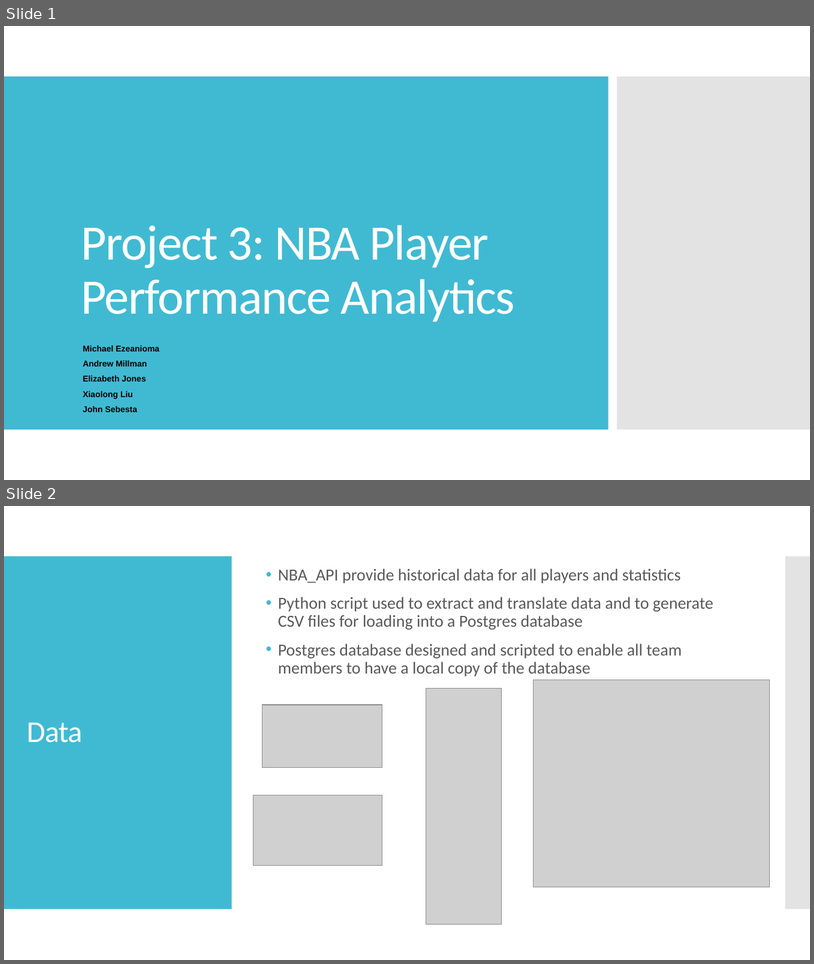
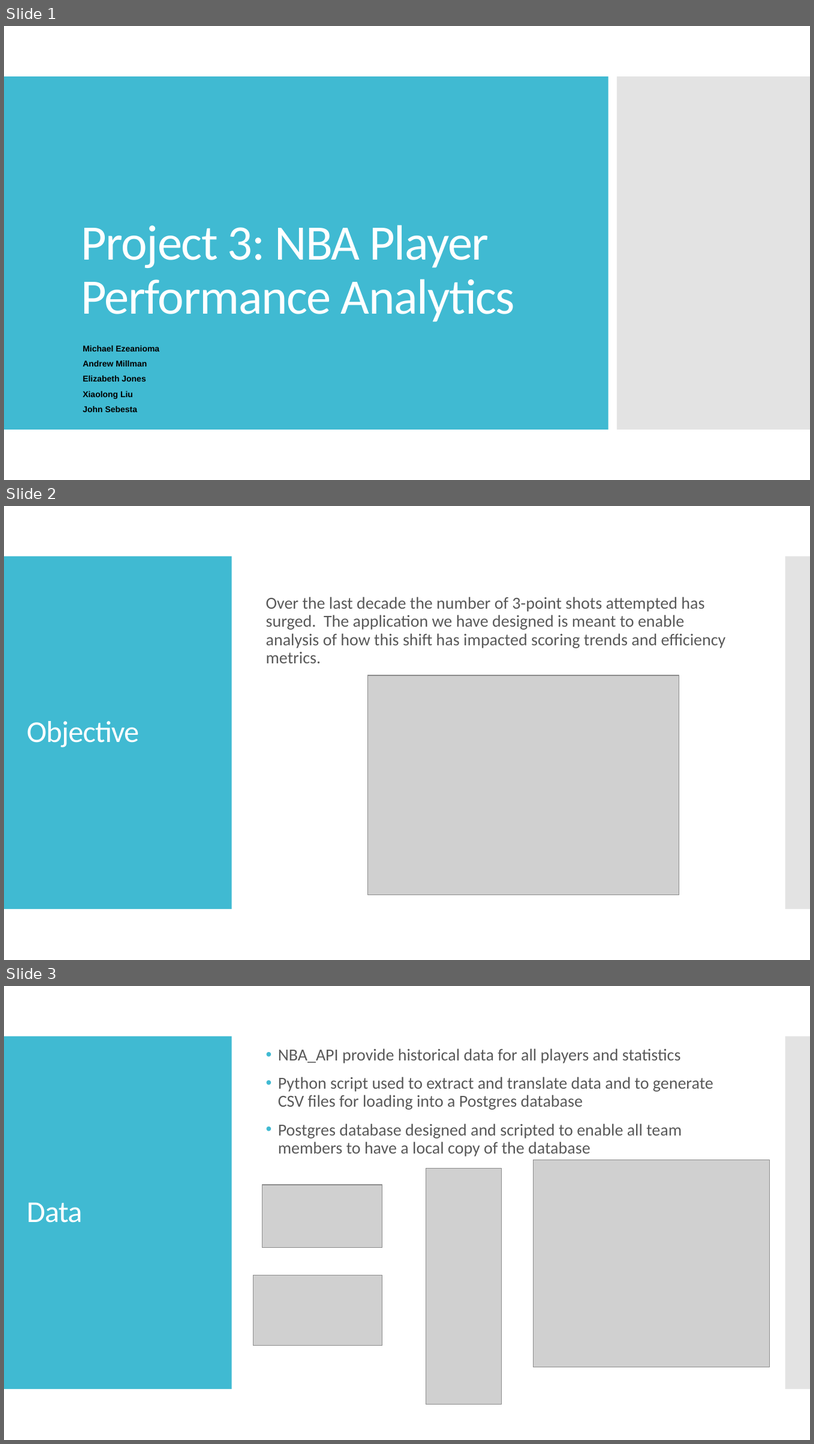
Before and after one commit to agmillman/Project3_NBA_Analysis, a slide deck: ProjectPresentation.pptx. Shown one above the other, each under a label of ours: slides 1 and 2 before the commit, slides 1, 2 and 3 after it. The pictures are 814x964 and 814x1444 pixels, drawn with LibreOffice and Linux fonts; fonts in the diff are those of the drawing; grey boxes stand for pictures. Boxes give left, top, right and bottom in pixels: in the first picture for what was removed or moved away, otherwise in the second. Text is boxed around its words. In the diff, an @@ line names an element or a change of style, - is before the commit and + after.

Commit message:
updated powerpoint deck

```diff
--- a/ProjectPresentation.pptx
+++ b/ProjectPresentation.pptx
@@ slide 2 added at (4,506,810,960), background #FFFFFF; not listed: 2 template elements that a slide beside it also shows @@
@@ text added at (266,597,726,663), 20 pt, text #595959 @@
+Over the last decade the number of 3-point shots attempted has surged. The application we have designed is meant to enable analysis of how this shift has impacted scoring trends and efficiency metrics.
@@ picture added at (368,675,680,895) @@
@@ title added at (27,721,139,747), 36 pt, text #FFFFFF @@
+Objective
@@ what was slide 2 is now slide 3 @@
```
